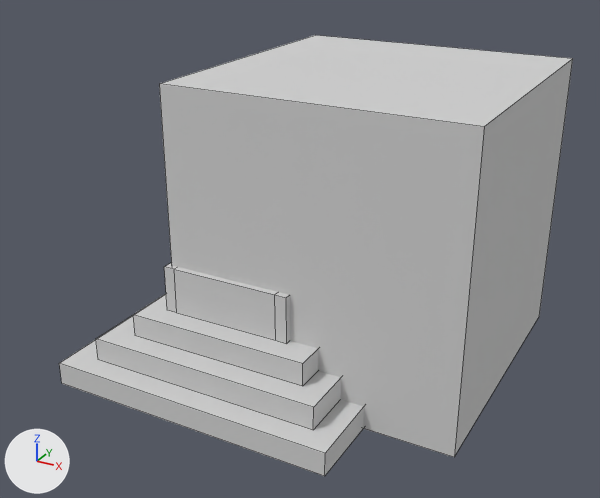
Two versions of the Blender file android/assets/model/inside_level5_krigarnas_tempel.blend, one commit apart.
Camera for both pictures: a 50 mm camera at (53.4, -123.8, 77.4) aimed at (-14.9, 0.5, 15.3). The axes (+X, +Y, +Z) are drawn at lower left. The lights are the same throughout. Mesh edges are drawn as thin lines.

Script lines for the objects in view, before the commit:
```python
me_cube_003 = bpy.data.meshes.new('Cube.003')
me_cube_003.from_pydata([(25.0, -22.0, -25.0), (25.0, 28.0, -25.0), (25.0, 28.0, 25.0), (25.0, -22.0, 25.0), (-25.0, 28.0, 25.0), (-25.0, -22.0, 25.0), (-25.0, 28.0, -25.0), (-25.0, -22.0, -25.0)], [], [(0, 3, 2, 1), (3, 5, 4, 2), (5, 7, 6, 4), (1, 6, 7, 0), (1, 2, 4, 6), (0, 7, 5, 3)])
for i in [*range(0, 4)]: me_cube_003.polygons[i].material_index = 1
for i in [5]: me_cube_003.polygons[i].material_index = 2
me_cube_003.materials.append(mat_roof_001)  # its picture is missing
me_cube_003.materials.append(mat_wall_001)  # its picture is missing
me_cube_003.materials.append(mat_floor_004)  # its picture is missing
me_cube_005 = bpy.data.meshes.new('Cube.005')
me_cube_005.from_pydata(...)  # 429 vertices, 242 faces; spans x -29.0..29.0, y -38.0..38.0, z -10.1..10.1
# faces by material slot: [229, 13]
me_cube_005.materials.append(mat_tempel)  # its picture is missing
me_cube_005.materials.append(mat_golv)  # its picture is missing
ob_bigskybox = bpy.data.objects.new('bigskybox', me_cube_003)
ob_bigskybox.location = (0.0, 0.0, 22.0)
ob_bigskybox.rotation_euler = (1.571, 0.0, 0.0)  # degrees (90, 0, 0)
ob_krigarnas = bpy.data.objects.new('krigarnas', me_cube_005)
ob_krigarnas.location = (-10.7, 0.0, 9.9)
ob_krigarnas.rotation_euler = (0.0, 0.0, 3.142)  # degrees (0, 0, 180)
```
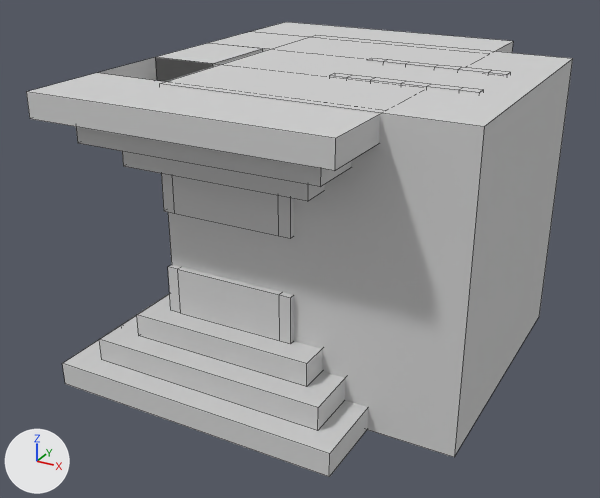
Where the change shows, as pixel boxes [x1, y1, x2, y2] in the pictures (600 x 498 px):
```json
{"object": "krigarnas.001", "change": "added", "after": [26, 22, 513, 238]}
{"object": "krigarnas", "change": "moved", "before": [59, 263, 364, 476], "after": [62, 265, 368, 477]}
```

The change, as JSON lines over the scene's bpy script:
```json
{"op": "set", "path": "ob_krigarnas.location", "old": "(-10.7, 0.0, 9.9)", "new": "(-10.0, 0.0, 10.0)"}
{"op": "add", "block": "ob_krigarnas_001", "code": ["ob_krigarnas_001 = bpy.data.objects.new('krigarnas.001', me_cube_005)", "ob_krigarnas_001.location = (-10.0, 0.0, 40.0)", "ob_krigarnas_001.rotation_euler = (0.0, 3.142, 0.0)  # degrees (0, 180, 0)"]}
```
